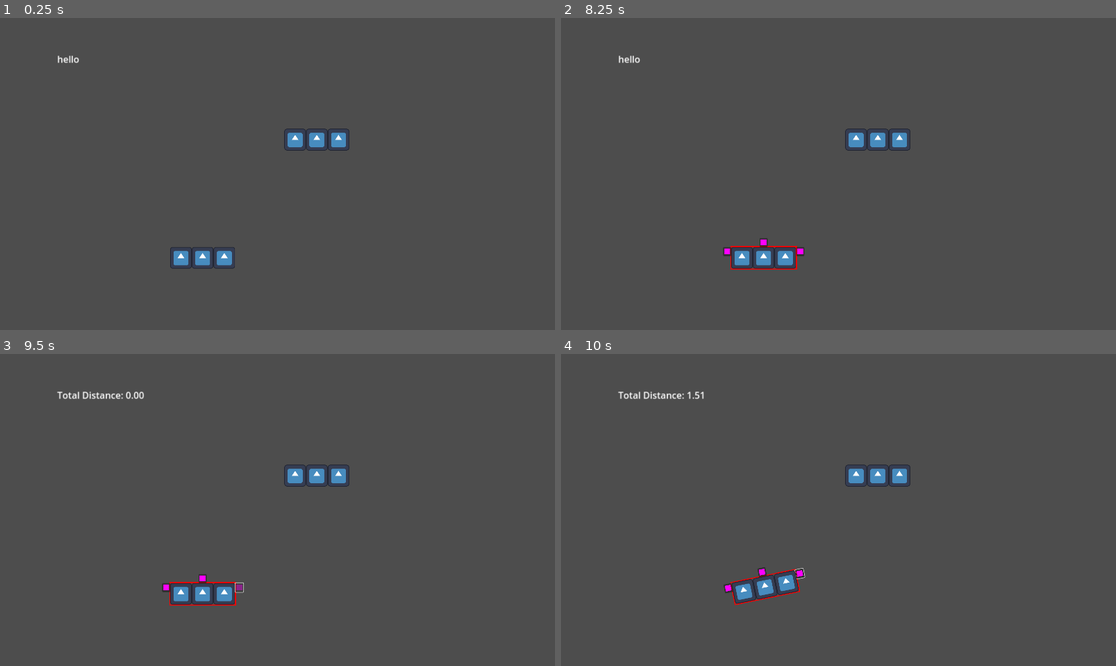
Above: before the commit, frames 1-4 (two rows, left to right).
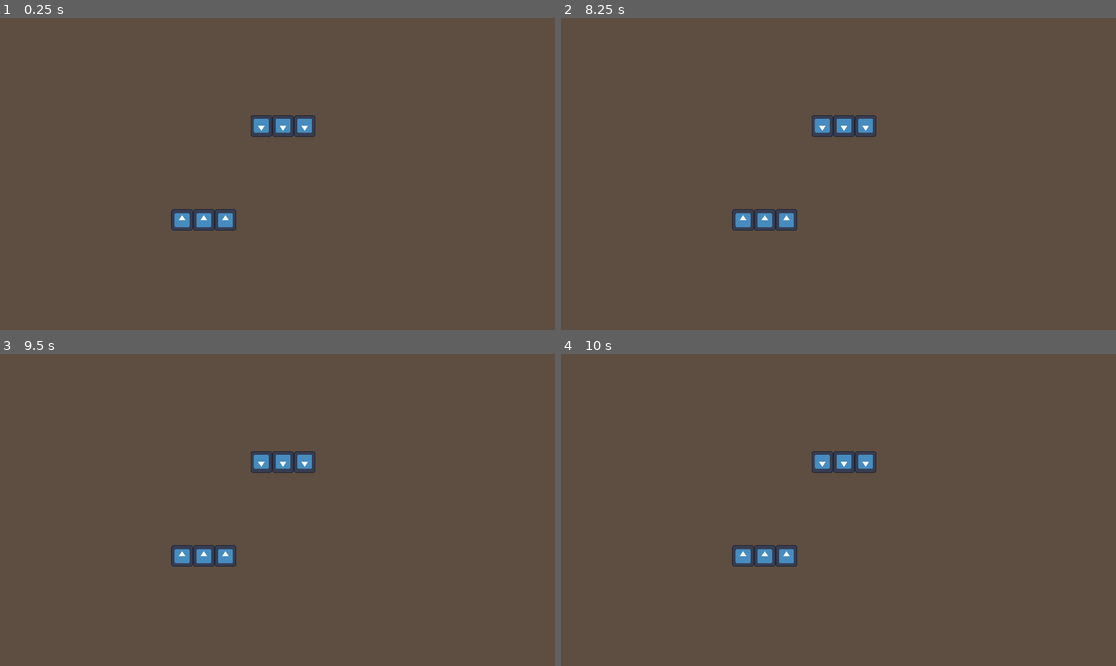
Above: after the commit, the same moments.

Repository: dcellucci/conqsim
Game: Godot game, scene res://debug.tscn
Same seed, same stepped clock (60 frames per second), same inputs: the game is played once before the commit and once after it. The engine's default icon, where the game draws it, is replaced by a stand-in: a white triangle on a blue panel in a dark square.
Inputs (mouse positions are in pixels of both pictures, inside the frame that each line leads up to):
- Up to frame 1 (0.25 s): no input
- Up to frame 2 (8.25 s): tap Enter (ConfirmMovement) at 0.5, 1.25, 2, 3.5, 4.25 s; drag from (877, 139) to (766, 258) at 0.52 s; drag from (766, 258) to (877, 139) at 1.27 s; move the mouse to (894, 105) at 2.02 s; hold Enter (ConfirmMovement) 2.03-2.75 s; click (894, 105) at 2.17 s; tap Middle mouse button (DragCamera, bound only after the commi… at 2.3, 3.8, 5.1, 6.8 s; drag from (810, 236) to (672, 127) at 2.77 s; move the mouse to (1005, 220) at 3.52 s; press the mouse at (1005, 220) at 3.53 s; release the mouse at (1005, 220) at 4.25 s; drag from (672, 127) to (755, 96) at 4.27 s; move the mouse to (866, 174) at 5.02 s; click (866, 174) at 5.17 s; drag from (755, 96) to (877, 139) at 5.77 s; move the mouse to (960, 158) at 6.52 s; hold Tab (ChangeMovementMode) 6.53-7.25 s; click (960, 158) at 6.67 s; drag from (727, 189) to (766, 258) at 7.27 s; move the mouse to (894, 105) at 8.02 s; hold M (PerformConstrainedMove) from 8.03 s (still down); click (894, 105) at 8.17 s
- Up to frame 3 (9.5 s): tap Middle mouse button (DragCamera, bound only after the commi… at 8.3 s; release M (PerformConstrainedMove) at 8.75 s; click (238, 588) at 8.77 s
- Up to frame 4 (10 s): click (766, 578) at 9.52 s

The runs differ from the first frame. In frame 1, 2.5% of the frame differs, in the area x 10-63%, y 12-81%; in frame 2, 2.7%; in frame 3, 2.9%; in frame 4, 2.9%.

Commit message:
adding panning/zooming camera

Diff:
--- /dev/null
+++ b/board_camera.gd
@@ -0,0 +1,21 @@
+extends Camera2D
+
+var dragging = false
+var drag_start_location = position
+var initial_position = position
+
+# Called when the node enters the scene tree for the first time.
+func _ready() -> void:
+	pass # Replace with function body.
+
+
+# Called every frame. 'delta' is the elapsed time since the previous frame.
+func _process(delta: float) -> void:
+	if Input.is_action_just_pressed("DragCamera"):
+		dragging = true
+		drag_start_location = get_global_mouse_position()
+		initial_position = position
+	if Input.is_action_just_released("DragCamera"):
+		dragging = false
+	if dragging:
+		var mouse_pos = get_global_mouse_position()
--- a/debug.tscn
+++ b/debug.tscn
@@ -1,18 +1,41 @@
-[gd_scene load_steps=5 format=3 uid="uid://cf46pkuwuusr1"]
+[gd_scene load_steps=6 format=3 uid="uid://cf46pkuwuusr1"]
 
 [ext_resource type="Script" path="res://main.gd" id="1_wc5tp"]
 [ext_resource type="PackedScene" uid="uid://c5cii5i2h68xo" path="res://regiment.tscn" id="2_dfxmq"]
 [ext_resource type="Script" path="res://hud.gd" id="2_orjq6"]
+[ext_resource type="Script" path="res://board_camera.gd" id="3_7aror"]
 [ext_resource type="Script" path="res://total_move_label.gd" id="3_tgq5g"]
 
 [node name="Main" type="Node"]
 script = ExtResource("1_wc5tp")
 unit_scene = ExtResource("2_dfxmq")
 
-[node name="HUD" type="CanvasLayer" parent="."]
+[node name="Board" type="Polygon2D" parent="."]
+scale = Vector2(72, 48)
+color = Color(0.370329, 0.309048, 0.256678, 1)
+polygon = PackedVector2Array(15, -15, 15, 15, -15, 15, -15, -15)
+
+[node name="TestRegiment2" parent="." instance=ExtResource("2_dfxmq")]
+z_index = 3
+position = Vector2(-255, 159)
+
+[node name="TestRegiment" parent="." instance=ExtResource("2_dfxmq")]
+z_index = 3
+position = Vector2(19, -166)
+rotation = 3.14159
+
+[node name="BoardCamera" type="Camera2D" parent="."]
+script = ExtResource("3_7aror")
+
+[node name="HUDViewport" type="SubViewport" parent="."]
+
+[node name="Camera2D" type="Camera2D" parent="HUDViewport"]
+position = Vector2(10, 0)
+
+[node name="HUD" type="CanvasLayer" parent="HUDViewport"]
 script = ExtResource("2_orjq6")
 
-[node name="TotalMoveLabel" type="Label" parent="HUD"]
+[node name="TotalMoveLabel" type="Label" parent="HUDViewport/HUD"]
 anchors_preset = -1
 anchor_left = 0.227
 anchor_top = 0.217
@@ -27,13 +50,5 @@
 "
 script = ExtResource("3_tgq5g")
 
-[node name="TestRegiment2" parent="." instance=ExtResource("2_dfxmq")]
-z_index = 3
-position = Vector2(1096, 421)
-
-[node name="TestRegiment" parent="." instance=ExtResource("2_dfxmq")]
-z_index = 3
-position = Vector2(701, 830)
-
 [connection signal="update_total_move" from="TestRegiment2" to="." method="_on_update_total_move"]
 [connection signal="update_total_move" from="TestRegiment" to="." method="_on_update_total_move"]
--- a/game_info.gd
+++ b/game_info.gd
@@ -1,5 +1,6 @@
 extends Node
 
+var pixels_per_inch = 30.
 
 # Called when the node enters the scene tree for the first time.
 func _ready() -> void:
--- a/main.gd
+++ b/main.gd
@@ -13,4 +13,4 @@
 
 
 func _on_update_total_move(new_total_move):
-	$HUD.update_total_move(new_total_move)
+	$HUDViewport/HUD.update_total_move(new_total_move)
--- a/project.godot
+++ b/project.godot
@@ -14,6 +14,10 @@
 run/main_scene="res://debug.tscn"
 config/features=PackedStringArray("4.3", "GL Compatibility")
 config/icon="res://icon.svg"
+
+[autoload]
+
+GameInfo="*res://game_info.gd"
 
 [display]
 
@@ -47,6 +51,11 @@
 "events": [Object(InputEventKey,"resource_local_to_scene":false,"resource_name":"","device":0,"window_id":0,"alt_presse …(194 unchanged characters)…
 ]
 }
+DragCamera={
+"deadzone": 0.5,
+"events": [Object(InputEventMouseButton,"resource_local_to_scene":false,"resource_name":"","device":-1,"window_id":0,"alt_pressed":false,"shift_pressed":false,"ctrl_pressed":false,"meta_pressed":false,"button_mask":0,"position":Vector2(0, 0),"global_position":Vector2(0, 0),"factor":1.0,"button_index":3,"canceled":false,"pressed":false,"double_click":false,"script":null)
+]
+}
 
 [rendering]
 
Not shown, added: reg78E1.tmp
Not shown, added: reg9E0D.tmp
